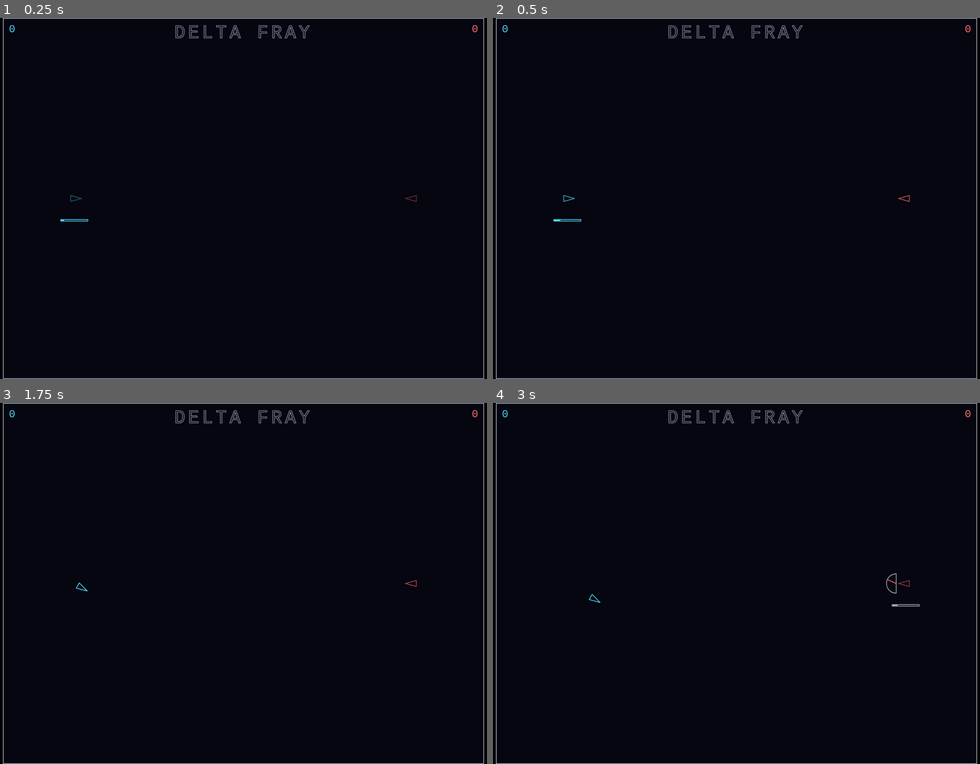
Above: before the commit, frames 1-4 (two rows, left to right).
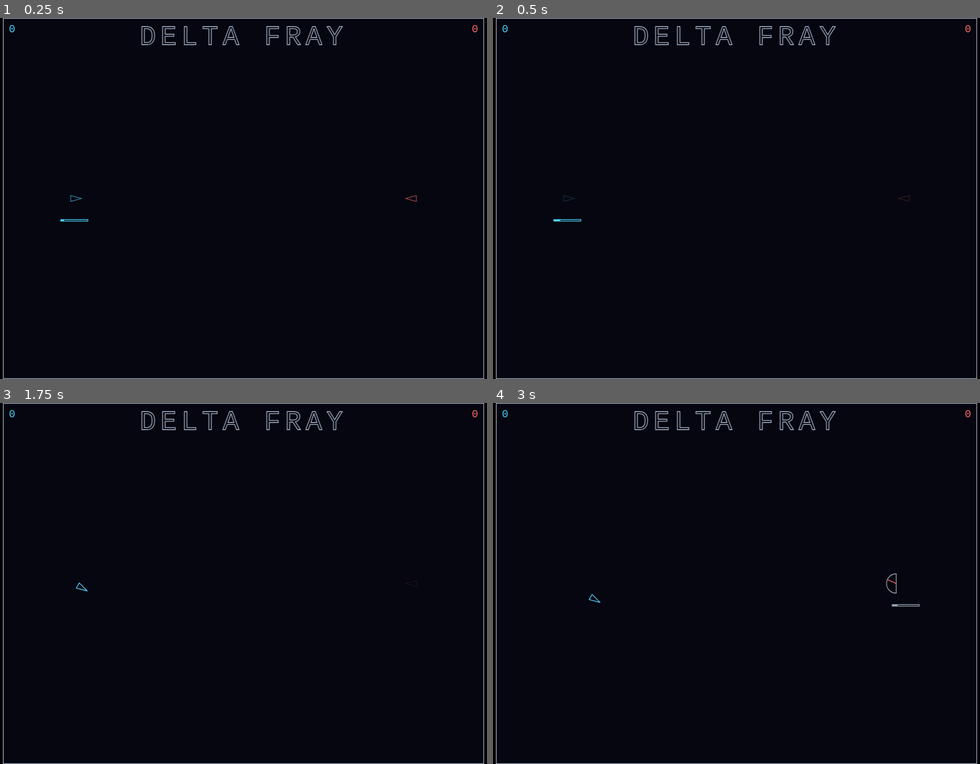
Above: after the commit, the same moments.

Repository: FeynStudio/delta_fray_the_game
Game: browser game, page index.html
Same seed, same stepped clock (60 frames per second), same inputs: the game is played once before the commit and once after it.
Inputs:
- Up to frame 1 (0.25 s): no input
- Up to frame 2 (0.5 s): no input
- Up to frame 3 (1.75 s): tap Space at 1.1, 1.6 s
- Up to frame 4 (3 s): tap Space at 2.1, 2.6 s

The runs differ from the first frame. In frame 1, 0.8% of the frame differs, in the area x 14-86%, y 1-51%; in frame 2, 0.8%; in frame 3, 0.8%; in frame 4, 0.8%.

Commit message:
T-015: protection blink 600 ms, title 50% larger (font 72, spacing 12, line 2.25)
Co-Authored-By: Claude Fable 5.2 <noreply@anthropic.com>

Diff:
--- a/src/config.js
+++ b/src/config.js
@@ -27,13 +27,13 @@
   scoreWall: -2,
   scoreFontSize: 28,
   scoreMargin: 16,
-  protectionBlinkMs: 400,
+  protectionBlinkMs: 600,
   protectionMinAlpha: 0,
   titleText: 'Delta Fray',
-  titleFontSize: 48,
+  titleFontSize: 72,
   titleTop: 16,
-  titleLetterSpacing: 8,
-  titleLineWidth: 1.5,
+  titleLetterSpacing: 12,
+  titleLineWidth: 2.25,
   spawns: [
     { x: 190, y: 480, heading: 0 },
     { x: 1090, y: 480, heading: 180 },
--- a/tests/render.test.js
+++ b/tests/render.test.js
@@ -312,9 +312,9 @@
 
 test('protectionAlpha: 1, 0.75, 0.5, 0.25 at 0, 1/4, 1/2, 3/4 of the period and 1 again at one period', () => {
   const P = config.protectionBlinkMs;
-  assert.equal(P, 400);
+  assert.equal(P, 600);
   assert.equal(config.protectionMinAlpha, 0);
-  const want = [[0, 1], [P / 4, 0.75], [P / 2, 0.5], [(3 * P) / 4, 0.25], [P, 1]];
+  const want = [[0, 1], [150, 0.75], [300, 0.5], [450, 0.25], [600, 1]];
   for (const [ms, a] of want) assert.ok(Math.abs(protectionAlpha(ms) - a) < 1e-9, `${ms} ms: ${protectionAlpha(ms)}`);
   for (const [ms, a] of want) assert.ok(Math.abs(protectionAlpha(ms + 3 * P) - a) < 1e-9, `${ms + 3 * P} ms`);
 });
@@ -398,7 +398,7 @@
     { ...config.spawns[1], alive: true, unmovedSinceSpawn: true },
   ];
   const explosions = [{ ship: 1, x: 1000, y: 480, heading: 180, elapsed: 100 }];
-  for (const [clock, want] of [[P * 5 + P / 4, 0.75], [P * 5 + (3 * P) / 4, 0.25], [P * 5 + P - 10, 0.025]]) {
+  for (const [clock, want] of [[P * 5 + P / 4, 0.75], [P * 5 + (3 * P) / 4, 0.25], [P * 5 + P - 10, 10 / P]]) {
     const state = deepFreeze(structuredClone({ ...base, turn: 1, ships, explosions, scores: [1, 0], clock }));
     const copy = structuredClone(state);
     assert.equal(isSpawnProtected(state, 1), true);
@@ -481,6 +481,24 @@
   assert.equal(config.titleText, 'Delta Fray');
 });
 
+test('the title is drawn at 72px monospace, letter spacing 12px, line width 2.25, y 16, each equal to its config value', () => {
+  assert.equal(config.titleFontSize, 72);
+  assert.equal(config.titleLetterSpacing, 12);
+  assert.equal(config.titleLineWidth, 2.25);
+  assert.equal(config.titleTop, 16);
+  const { ctx, calls } = settingsCtx();
+  drawFrame(ctx, createInitialState());
+  const title = calls.filter((c) => c.k === 'strokeText').at(-1);
+  assert.equal(title.font, '72px monospace');
+  assert.equal(title.font, `${config.titleFontSize}px monospace`);
+  assert.equal(title.letterSpacing, '12px');
+  assert.equal(title.letterSpacing, `${config.titleLetterSpacing}px`);
+  assert.equal(title.lineWidth, 2.25);
+  assert.equal(title.lineWidth, config.titleLineWidth);
+  assert.equal(title.args[2], 16);
+  assert.equal(title.args[2], config.titleTop);
+});
+
 test('drawFrame draws the title last: strokeText "DELTA FRAY", centred at worldWidth / 2 in the top half, outline only', () => {
   for (const { name, state: s } of titleFrames()) {
     const state = deepFreeze(structuredClone(s));
Not shown, changed: agent-team/FEATURE_MAP.md
